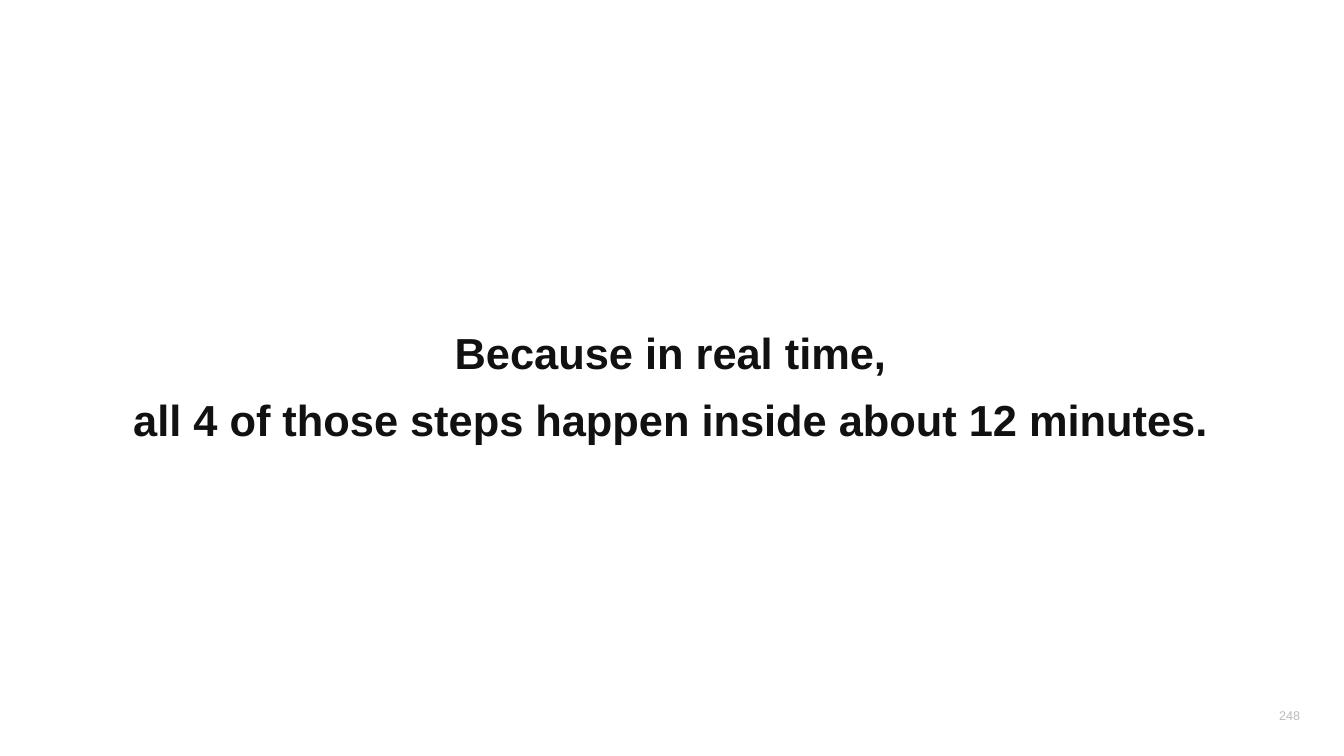
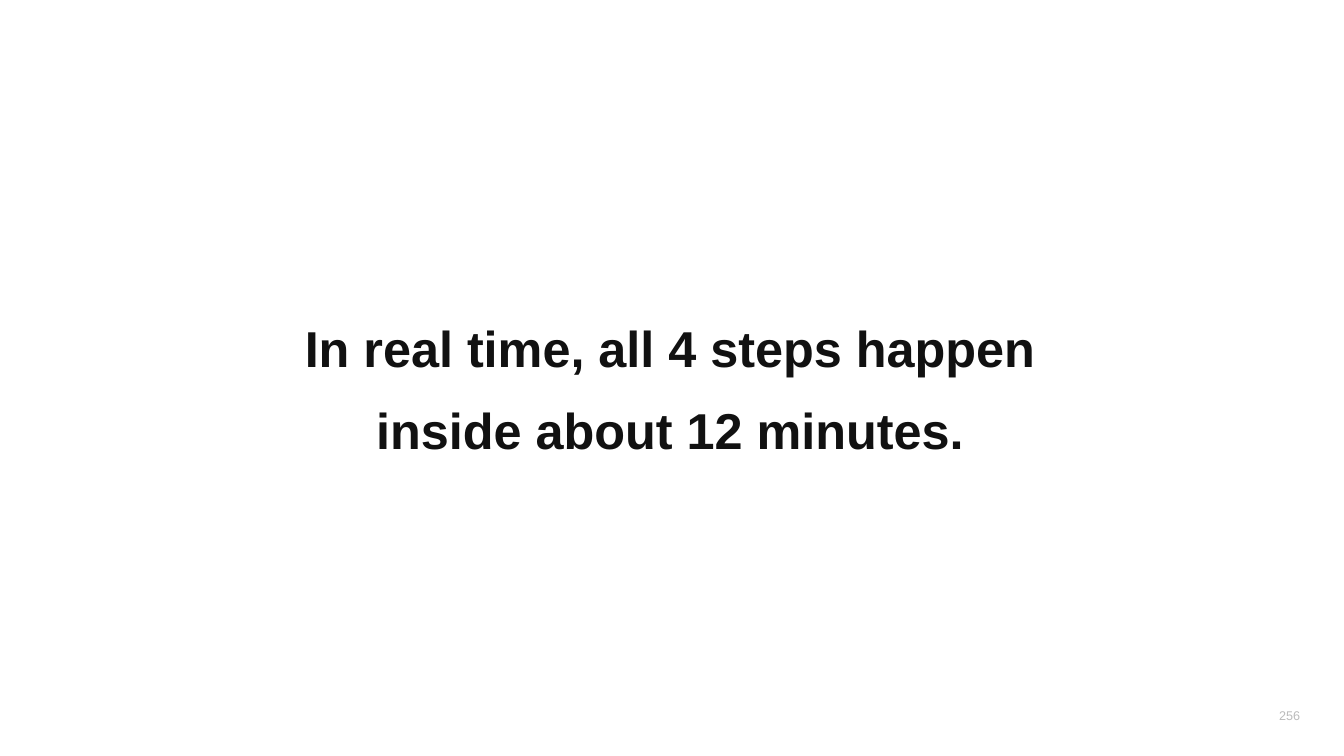
Before and after one commit to heikstepo/webinar-tracking, a slide deck: slide 256 of webinar-rauf/23-DTR-content-section-internal.pptx (slide 248 before the commit). Drawn at 1344x756 pixels with LibreOffice and Linux fonts; fonts in the diff are those of the drawing. Boxes give left, top, right and bottom in pixels: in the first picture for what was removed or moved away, otherwise in the second. Text is boxed around its words. In the diff, an @@ line names an element or a change of style, - is before the commit and + after.

```diff
--- a/webinar-rauf/23-DTR-content-section-internal.pptx
+++ b/webinar-rauf/23-DTR-content-section-internal.pptx
@@ text at bbox=[305, 330, 1035, 450]: text changed; size 31 to 36 pt @@
-Because in real time,
-all 4 of those steps happen inside about 12 minutes.
+In real time, all 4 steps happen
+inside about 12 minutes.
@@ text at bbox=[1279, 711, 1300, 720]: text changed @@
-248
+256
```
Also in this commit, not shown: 250 other slides changed, 13 slides added, 4 slides removed, 2 other files.
